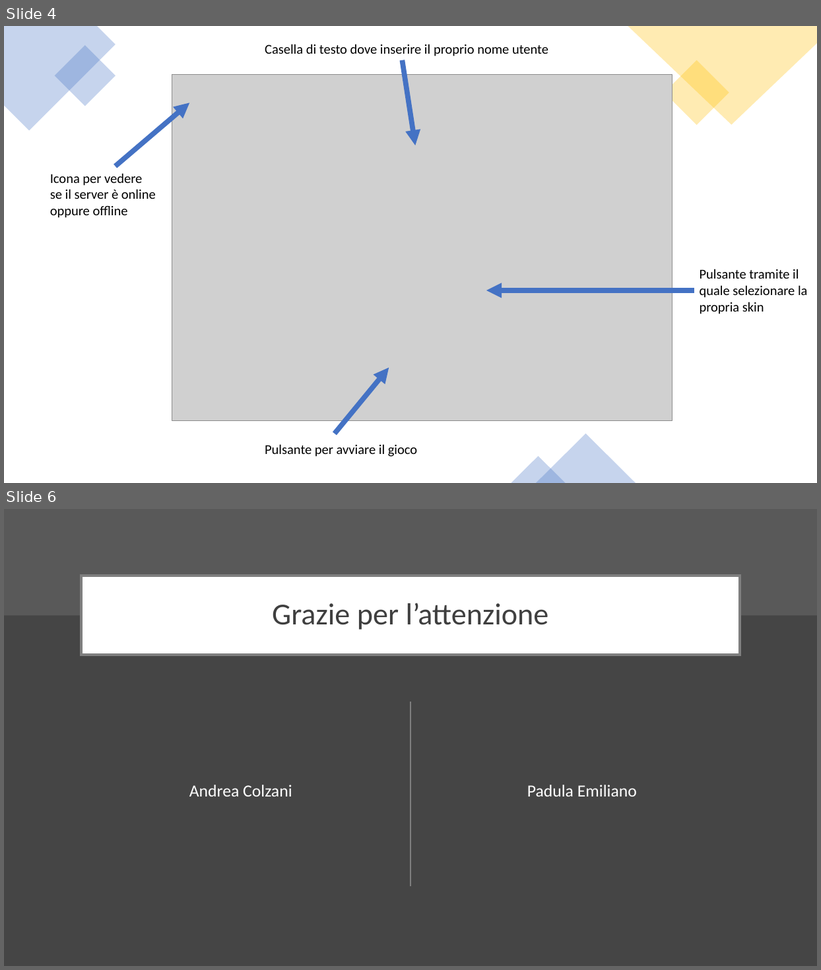
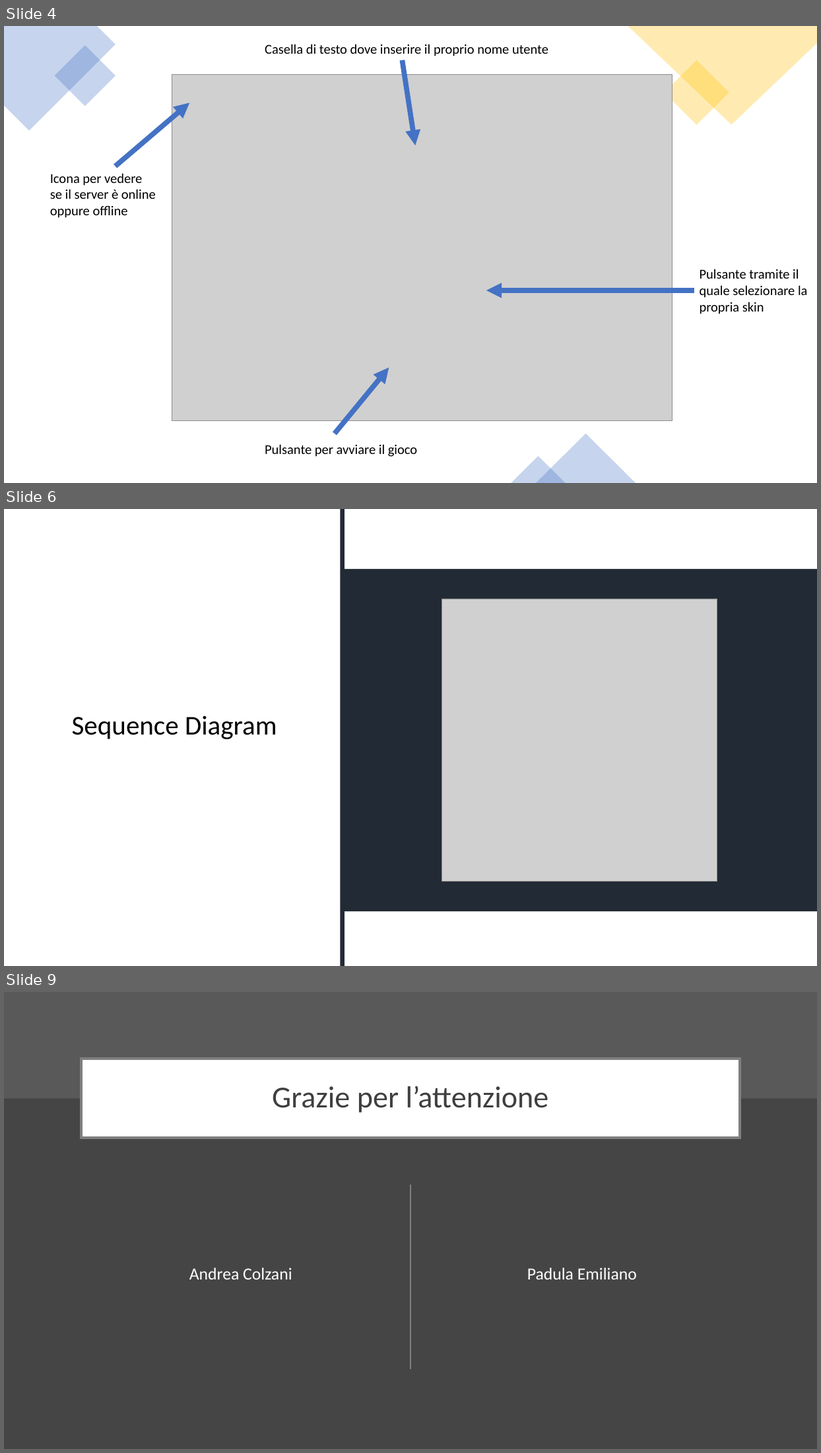
Before and after one commit to Padu360/Duel2D, a slide deck: docs/slides/powerpoint.pptx. Shown one above the other, each under a label of ours: slides 4 and 6 before the commit, slides 4, 6 and 9 after it; the slides between them are not shown. The pictures are 821x970 and 821x1453 pixels, drawn with LibreOffice and Linux fonts; fonts in the diff are those of the drawing; grey boxes stand for pictures. Boxes give left, top, right and bottom in pixels: in the first picture for what was removed or moved away, otherwise in the second. Text is boxed around its words. In the diff, an @@ line names an element or a change of style, - is before the commit and + after.

```diff
--- a/docs/slides/powerpoint.pptx
+++ b/docs/slides/powerpoint.pptx
@@ slide 6 added at (4,509,817,966), background #FFFFFF @@
@@ rectangle added at (341,509,345,966), fill #222A35 @@
@@ rectangle added at (343,569,817,912), fill #222A35 @@
@@ picture added at (442,599,717,882) @@
@@ title added at (72,716,277,739), 32 pt, text #000000 @@
+Sequence Diagram
@@ what was slide 6 is now slide 9 @@
```
Also in this commit, not shown: 2 slides changed, 2 other slides added.
